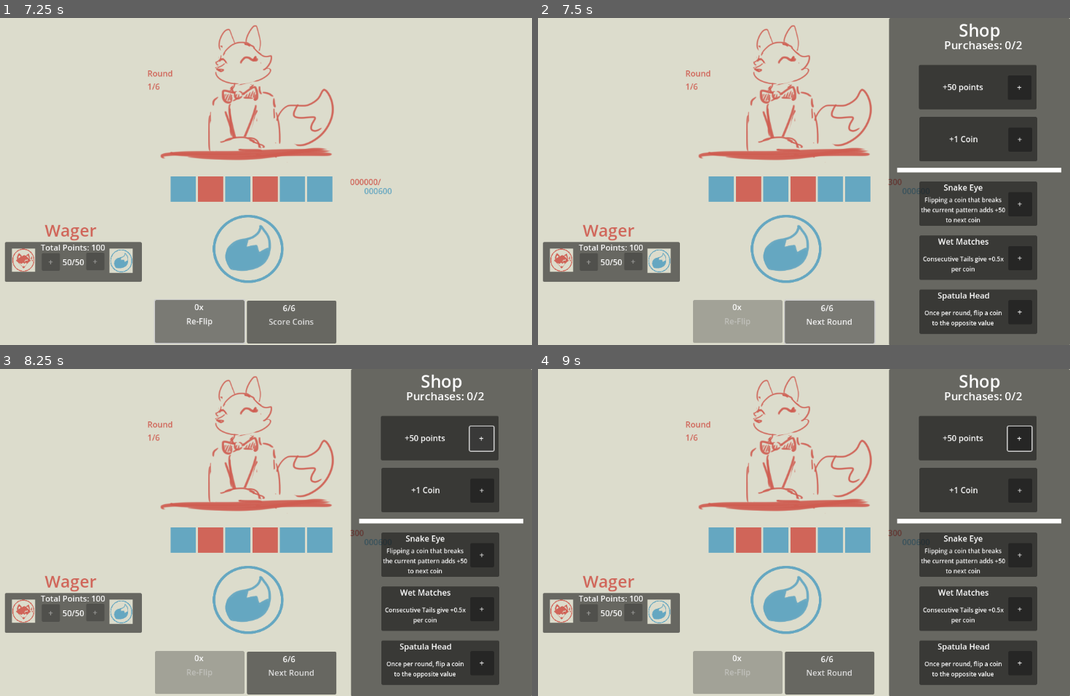
Above: before the commit, frames 1-4 (two rows, left to right).
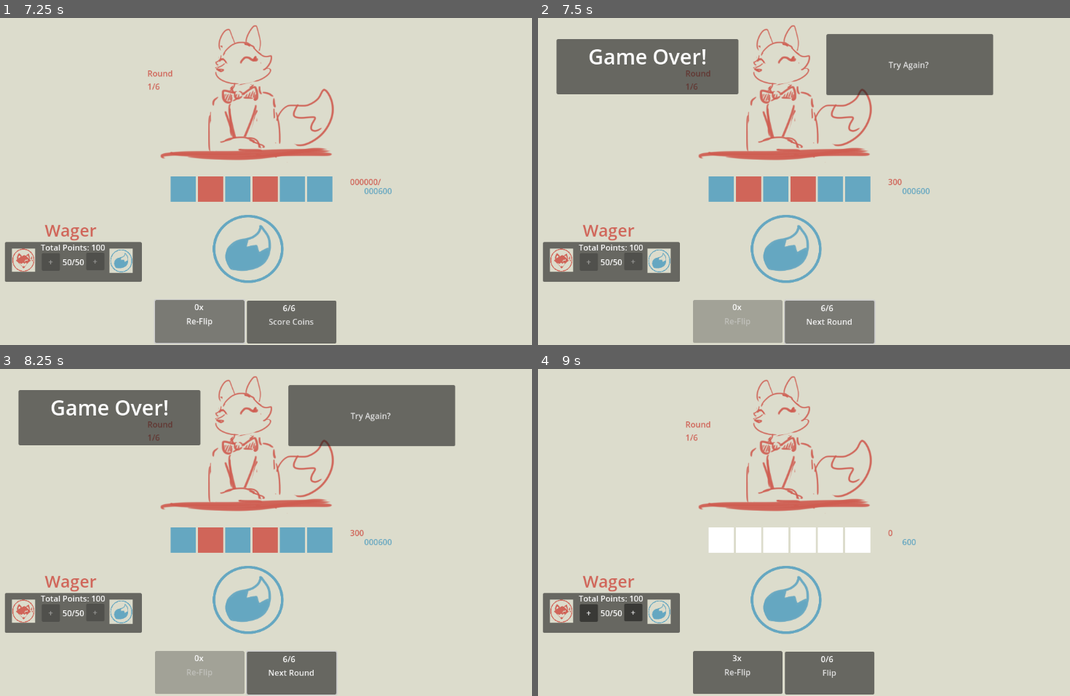
Above: after the commit, the same moments.

Repository: LeslieLlama/foxflipper
Game: Godot game, scene res://Scenes/main_game.tscn
Same seed, same stepped clock (60 frames per second), same inputs: the game is played once before the commit and once after it.
Inputs (mouse positions are in pixels of both pictures, inside the frame that each line leads up to):
- Up to frame 1 (7.25 s): click "Flip" at 0.5 s; click "Re-Flip" at 1.25 s; click "Flip" at 2 s; click "Re-Flip" at 2.75 s; click "Flip" at 3.5 s; click "Re-Flip" at 4.25 s; tap Enter at 5, 6.5 s; tap Space at 5.75 s
- Up to frame 2 (7.5 s): click "Score Coins" at 7.25 s
- Up to frame 3 (8.25 s): click (484, 437) at 8 s, where only the run before the commit has a clickable "+"
- Up to frame 4 (9 s): click (910, 414) at 8.75 s, where only the run after the commit has a clickable "Try Again?"

Frame 1 is identical in both runs. In frame 2, 40% of the frame differs, in the area x 3-100%, y 0-100%; in frame 3, 40%; in frame 4, 38%.

Commit message:
Scaling Round score and game over function
added a round score requirement that if the player doesn't meet, ends the game.

Diff:
--- a/Scenes/main_game.tscn
+++ b/Scenes/main_game.tscn
@@ -514,7 +514,52 @@
 grow_vertical = 2
 text = "+"
 
+[node name="GameOverPanel" type="Panel" parent="."]
+visible = false
+layout_mode = 1
+anchors_preset = 8
+anchor_left = 0.5
+anchor_top = 0.5
+anchor_right = 0.5
+anchor_bottom = 0.5
+offset_left = -440.0
+offset_top = -282.0
+offset_right = -80.0
+offset_bottom = -173.0
+grow_horizontal = 2
+grow_vertical = 2
+
+[node name="Title" type="Label" parent="GameOverPanel"]
+layout_mode = 1
+anchors_preset = 5
+anchor_left = 0.5
+anchor_right = 0.5
+offset_left = -100.5
+offset_right = 100.5
+offset_bottom = 70.0
+grow_horizontal = 2
+theme_override_font_sizes/font_size = 41
+text = "Game Over!"
+horizontal_alignment = 1
+vertical_alignment = 1
+
+[node name="RetryButton" type="Button" parent="GameOverPanel"]
+layout_mode = 1
+anchors_preset = 7
+anchor_left = 0.5
+anchor_top = 1.0
+anchor_right = 0.5
+anchor_bottom = 1.0
+offset_left = 354.0
+offset_top = -119.0
+offset_right = 684.0
+offset_bottom = 2.0
+grow_horizontal = 2
+grow_vertical = 0
+text = "Try Again? "
+
 [connection signal="button_up" from="NextCoinButton" to="." method="_on_next_coin_button_button_up"]
 [connection signal="button_up" from="ReDoCoinButton" to="." method="_on_re_do_coin_button_button_up"]
 [connection signal="button_up" from="CoinBetting/AddTails" to="." method="_on_add_tails_button_up"]
 [connection signal="button_up" from="CoinBetting/AddHeads" to="." method="_on_add_heads_button_up"]
+[connection signal="button_up" from="GameOverPanel/RetryButton" to="." method="_on_retry_button_button_up"]
--- a/Scripts/main_game.gd
+++ b/Scripts/main_game.gd
@@ -8,6 +8,9 @@
 var headsValue = 50
 var tailsValue = 50
 var currentScore = 0
+
+var RoundNumber = 1
+var RequiredScore = [600,1200,1210,1220,1230,1240]
 
 var CoinHistory = []
 var CoinHistorySprites = []
@@ -98,8 +101,23 @@
 
 func display_score():
 	coin_pattern_searcher()
+	if currentScore >= RequiredScore[RoundNumber-1]:
+		RoundNumber += 1
+		$ShopPanel.show()
+	else:
+		print("Game Over!")
+		game_over()
 	$RoundScoreLabel.text = str(currentScore)
-	$ShopPanel.show()
+
+
+func game_over():
+	$GameOverPanel.show()
+
+func _on_retry_button_button_up() -> void:
+	RoundNumber = 1
+	reset_table()
+	$GameOverPanel.hide()
+
 func reset_table():
 	currentScore = 0
 	CoinHistory.clear()
@@ -108,15 +126,17 @@
 	coinCount = 0
 	reflipCount = 3
 	scoreDisplayed = false
+	$CurrentRoundLabel.text = str("Round","\n",RoundNumber,"/6")
+	$RequiredScoreLabel.text = str(RequiredScore[RoundNumber-1])
 	$RoundScoreLabel.text = str(currentScore)
 	$ReDoCoinButton/ReflipAmmount.text = str(reflipCount,"x")
 	$NextCoinButton/CoinAmmount.text = str(coinCount,"/6")
 	$NextCoinButton.text = "Flip"
+
 	$ReDoCoinButton.disabled = false
 	$CoinBetting/AddTails.disabled = false
 	$CoinBetting/AddHeads.disabled = false
 	$ShopPanel.hide()
-
 
 
 func _on_add_tails_button_up() -> void:
